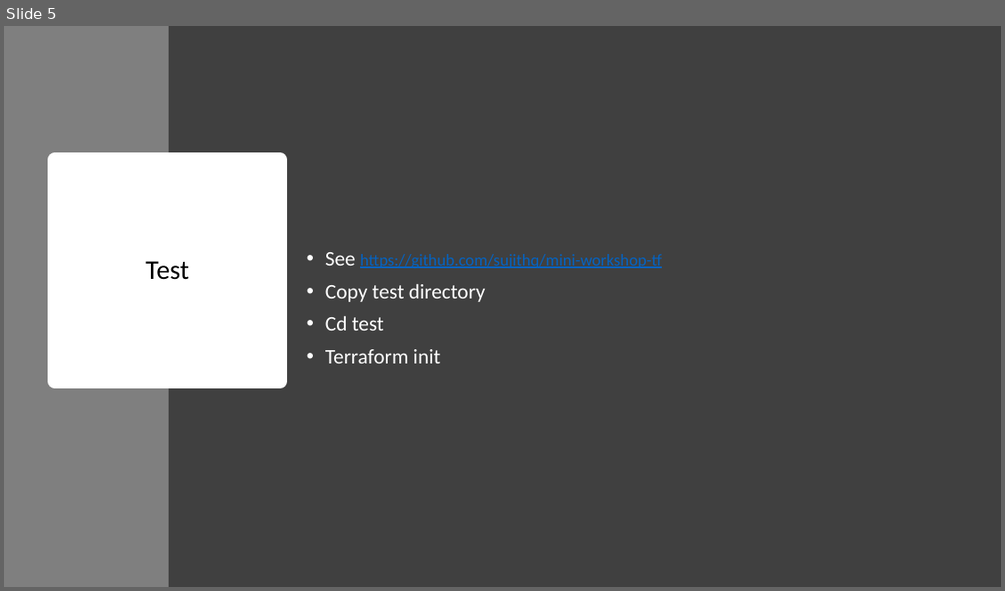
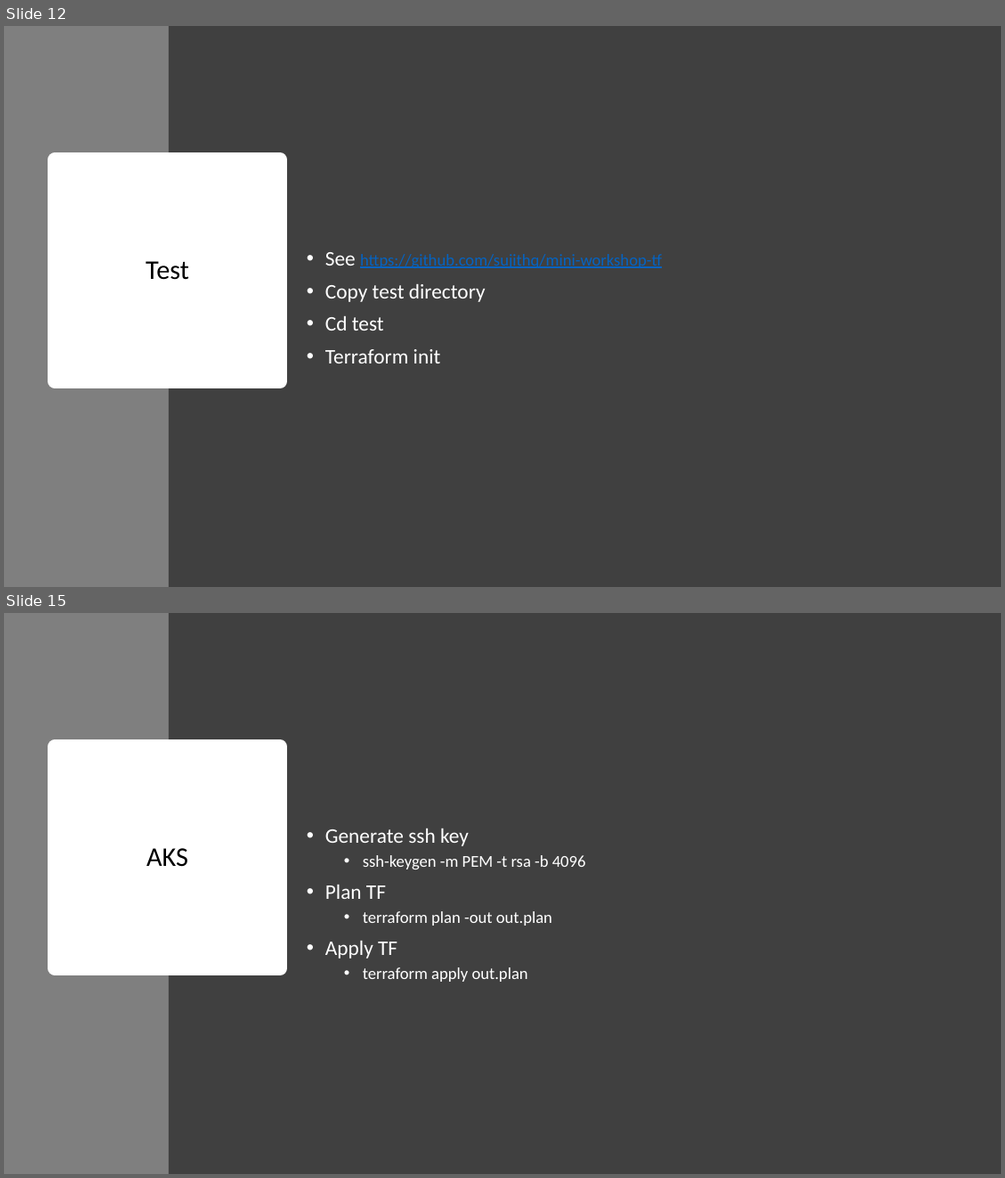
Before and after one commit to sujithq/mini-workshop-tf, a slide deck: Presentation.pptx. Shown one above the other, each under a label of ours: slide 5 before the commit, slides 12 and 15 after it; the slides between them are not shown. The pictures are 1005x591 and 1005x1178 pixels, drawn with LibreOffice and Linux fonts; fonts in the diff are those of the drawing. Boxes give left, top, right and bottom in pixels: in the first picture for what was removed or moved away, otherwise in the second. Text is boxed around its words. In the diff, an @@ line names an element or a change of style, - is before the commit and + after.

```diff
--- a/Presentation.pptx
+++ b/Presentation.pptx
@@ slide 15 added at bbox=[4, 613, 1001, 1174], background #FFFFFF @@
@@ rectangle added at bbox=[4, 613, 169, 1174], fill #7F7F7F @@
@@ rectangle added at bbox=[169, 613, 1001, 1174], fill #404040 @@
@@ title added at bbox=[55, 747, 280, 968], fill #FFFFFF, outline #FFFFFF 13.75 pt, 26 pt, text #000000 @@
+AKS
@@ text added at bbox=[325, 828, 586, 981], 16 pt, text #FFFFFF @@
+• Generate ssh key
+  • ssh-keygen -m PEM -t rsa -b 4096
+• Plan TF
+  • terraform plan -out out.plan
+• Apply TF
+  • terraform apply out.plan
@@ what was slide 5 is now slide 12 @@
```
Also in this commit, not shown: 1 slide changed, 10 other slides added, 1 slide removed, 1 other file.
